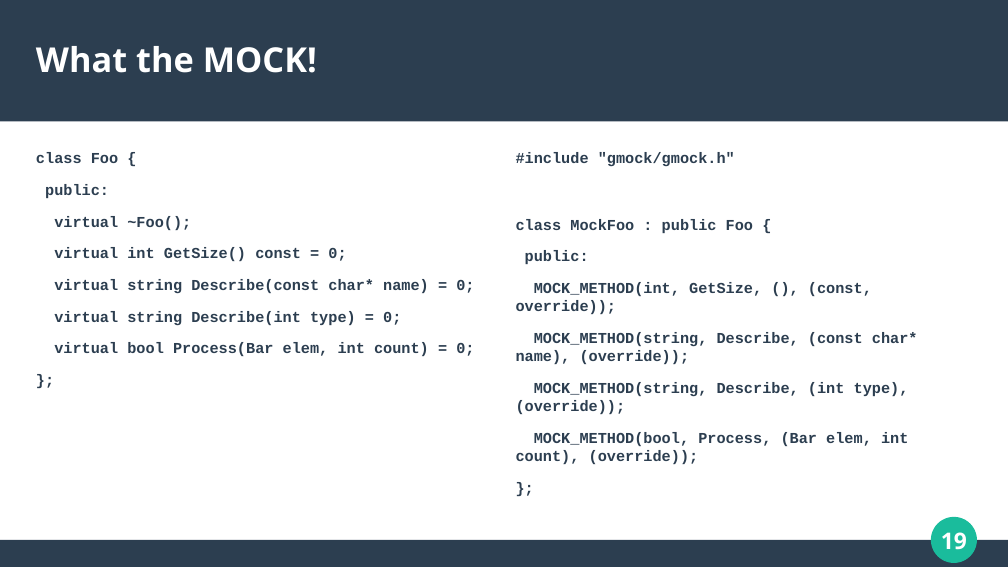
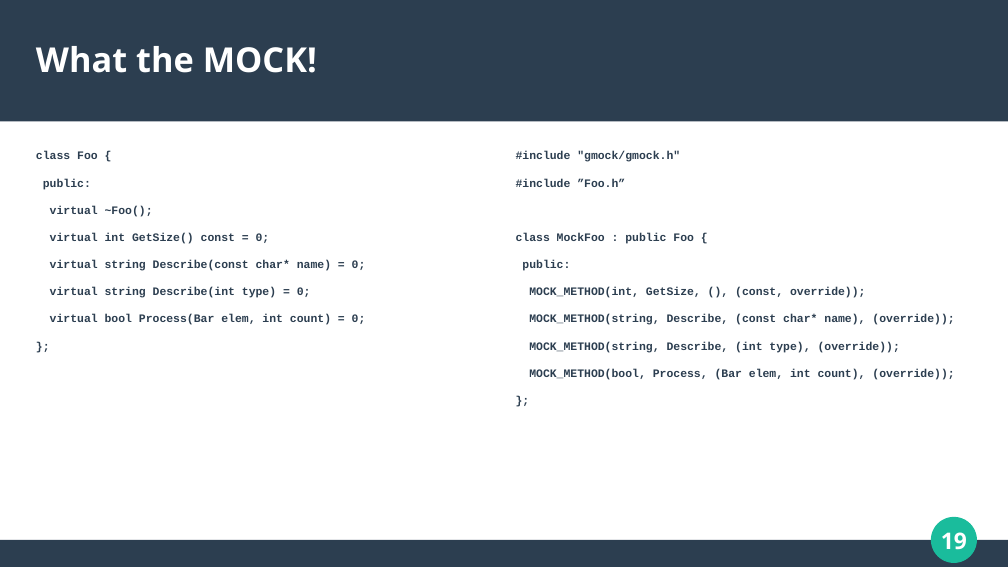
Before and after one commit to groskopf/gtest_training, a slide deck: slide 19 of presentation/presentation.odp. Drawn at 1008x567 pixels with LibreOffice and Linux fonts; fonts in the diff are those of the drawing. Boxes give left, top, right and bottom in pixels: in the first picture for what was removed or moved away, otherwise in the second. Text is boxed around its words. In the diff, an @@ line names an element or a change of style, - is before the commit and + after.

```diff
--- a/presentation/presentation.odp
+++ b/presentation/presentation.odp
@@ text "class Foo {" at [36,151,366,325]: size 12 to 9 pt @@
@@ text at [516,179,625,187]: paragraph added @@
+#include ”Foo.h”
@@ text at [516,151,954,380]: size 12 to 9 pt @@
```
Also in this commit, not shown: 37 other slides changed, 32 slides added, 7 slides removed.
